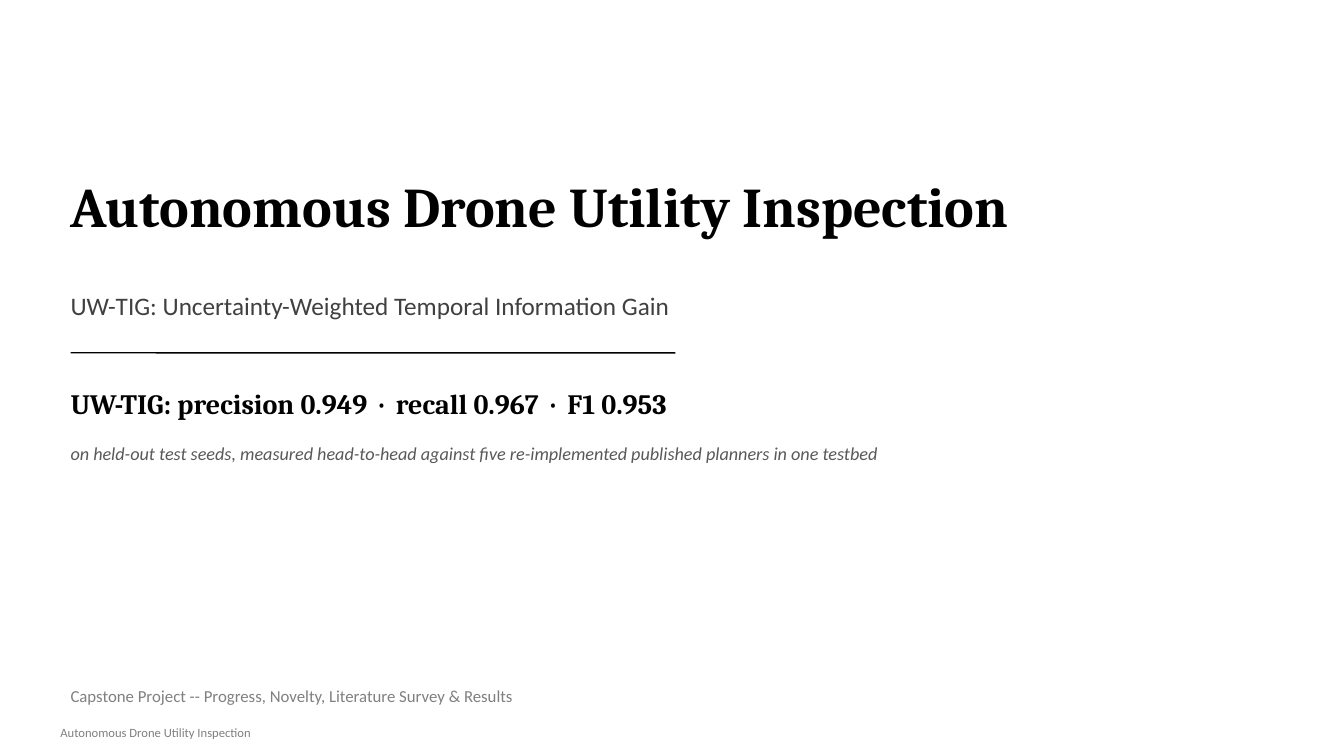
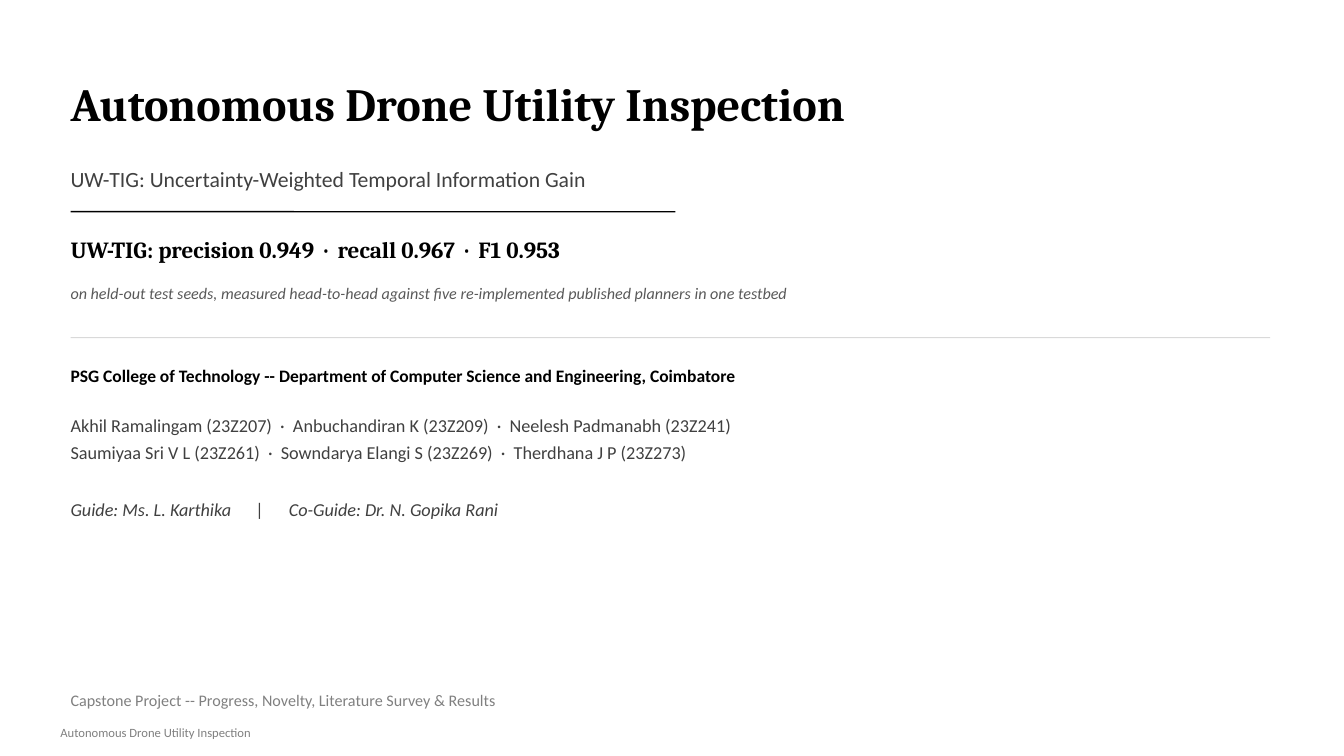
Before and after one commit to DrNeel11/project_work_1, a slide deck: slide 1 of drone-sim-today/Autonomous_Drone_Inspection_Progress.pptx. Drawn at 1344x756 pixels with LibreOffice and Linux fonts; fonts in the diff are those of the drawing. Boxes give left, top, right and bottom in pixels: in the first picture for what was removed or moved away, otherwise in the second. Text is boxed around its words. In the diff, an @@ line names an element or a change of style, - is before the commit and + after.

```diff
--- a/drone-sim-today/Autonomous_Drone_Inspection_Progress.pptx
+++ b/drone-sim-today/Autonomous_Drone_Inspection_Progress.pptx
@@ text "Autonomous Drone Utility Inspection": place and size @@
-text "Autonomous Drone Utility Inspection" at bbox=[71, 188, 1009, 240]
+text "Autonomous Drone Utility Inspection" at bbox=[71, 89, 844, 131]
@@ text "Autonomous Drone Utility Inspection" at bbox=[71, 89, 844, 131]: size 40 to 33 pt @@
@@ text "UW-TIG: Uncertainty-Weighted Temporal Information Gain": place and size @@
-text "UW-TIG: Uncertainty-Weighted Temporal Information Gain" at bbox=[71, 297, 669, 320]
+text "UW-TIG: Uncertainty-Weighted Temporal Information Gain" at bbox=[71, 172, 585, 191]
@@ text "UW-TIG: Uncertainty-Weighted Temporal Information Gain" at bbox=[71, 172, 585, 191]: size 18 to 15.5 pt @@
@@ text "UW-TIG: precision 0.949 · recall ...": place and size @@
-text "UW-TIG: precision 0.949 · recall ..." at bbox=[71, 394, 666, 420]
+text "UW-TIG: precision 0.949 · recall ..." at bbox=[71, 242, 560, 263]
@@ text "UW-TIG: precision 0.949 · recall ..." at bbox=[71, 242, 560, 263]: size 20 to 16.5 pt @@
@@ line moved from (71, 353) - (676, 353) to (71, 212) - (676, 212) @@
@@ text "on held-out test seeds, measured ...": place and size @@
-text "on held-out test seeds, measured ..." at bbox=[71, 447, 878, 463]
+text "on held-out test seeds, measured ..." at bbox=[71, 288, 787, 302]
@@ text "on held-out test seeds, measured ..." at bbox=[71, 288, 787, 302]: size 13 to 11.5 pt @@
@@ line added from (71, 338) to (1270, 338), #D9D9D9 0.75 pt @@
@@ text added at bbox=[71, 369, 735, 385], 12.5 pt, text #000000, bold @@
+PSG College of Technology -- Department of Computer Science and Engineering, Coimbatore
@@ text added at bbox=[71, 419, 731, 462], 13 pt, text #404040 @@
+Akhil Ramalingam (23Z207) · Anbuchandiran K (23Z209) · Neelesh Padmanabh (23Z241)
+Saumiyaa Sri V L (23Z261) · Sowndarya Elangi S (23Z269) · Therdhana J P (23Z273)
@@ text added at bbox=[71, 503, 498, 519], 13 pt, text #404040, italic @@
+Guide: Ms. L. Karthika | Co-Guide: Dr. N. Gopika Rani
@@ text "Capstone Project -- Progress, Novelty, ..." at bbox=[71, 695, 496, 709]: size 12 to 11.5 pt @@
```
Also in this commit, not shown: 7 other slides changed, 2 slides added, 1 other file.
